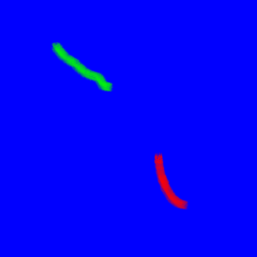
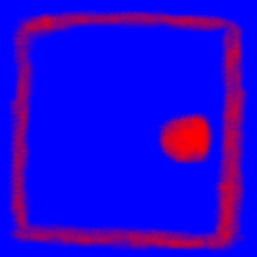
Layer changes from the first w=257, h=257 image to the second:
renamed "dark_dirt_layer" to "light_dirt", painted on it over (6, 8, 248, 254)
renamed "blend_map1.png copy" to "heightmap_1.bmp #1", showed it, painted on it over (6, 8, 248, 254)
renamed "dirt_layer" to "Background", moved it below "heightmap_1.bmp #1", painted on it over (6, 8, 248, 254)
